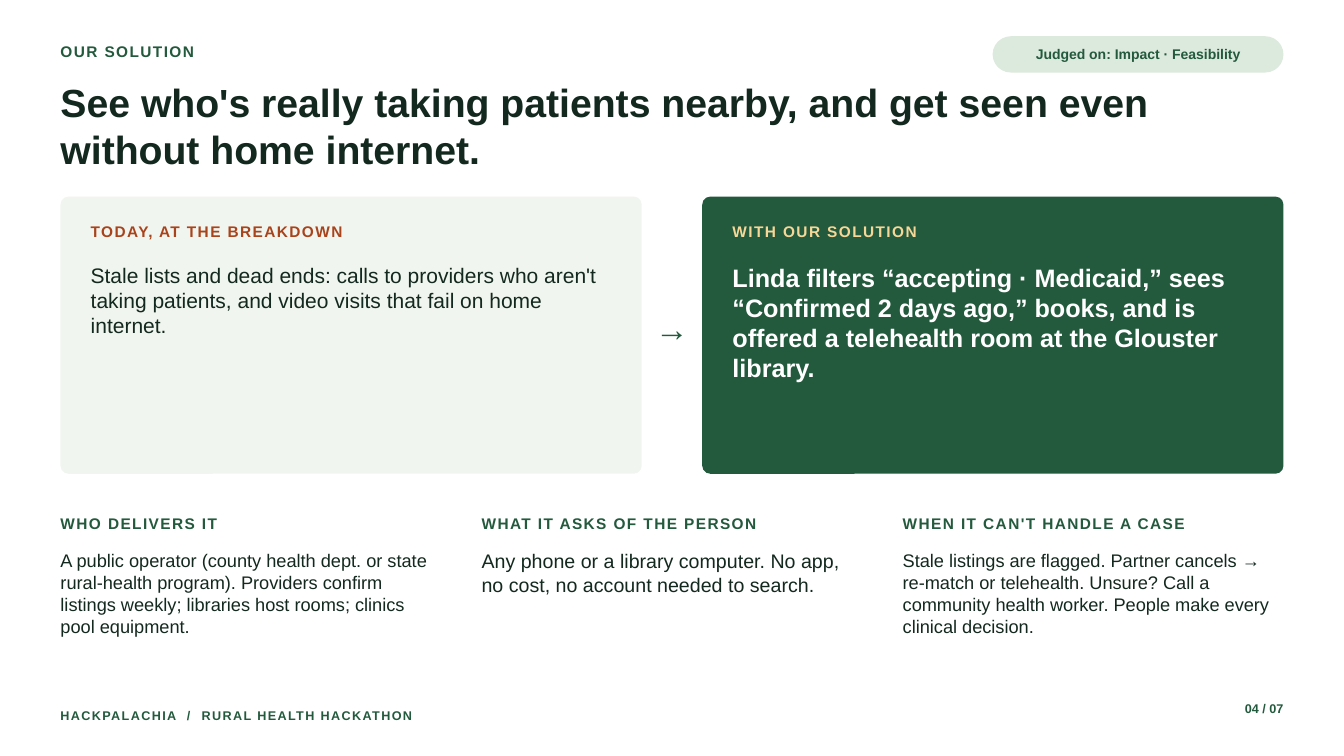
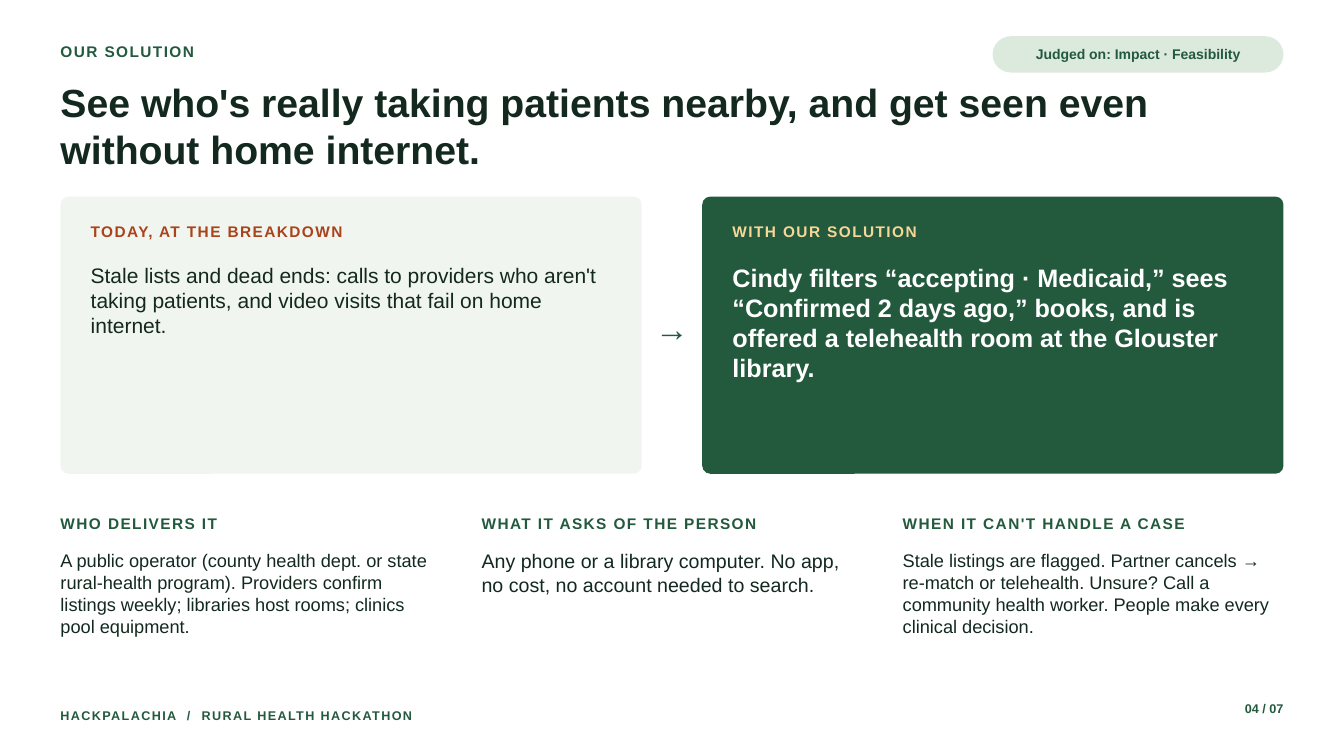
Before and after one commit to brielle-fox/Hackpalachia, a slide deck: slide 4 of pitch/CareBridge_Pitch.pptx. Drawn at 1344x756 pixels with LibreOffice and Linux fonts; fonts in the diff are those of the drawing. Boxes give left, top, right and bottom in pixels: in the first picture for what was removed or moved away, otherwise in the second. Text is boxed around its words. In the diff, an @@ line names an element or a change of style, - is before the commit and + after.

```diff
--- a/pitch/CareBridge_Pitch.pptx
+++ b/pitch/CareBridge_Pitch.pptx
@@ text at <box>732,268,1228,383</box>: text changed @@
-Linda filters “accepting · Medicaid,” sees “Confirmed 2 days ago,” books, and is offered a telehealth room at the Glouster library.
+Cindy filters “accepting · Medicaid,” sees “Confirmed 2 days ago,” books, and is offered a telehealth room at the Glouster library.
```
Also in this commit, not shown: 2 other slides changed, 25 other files.
